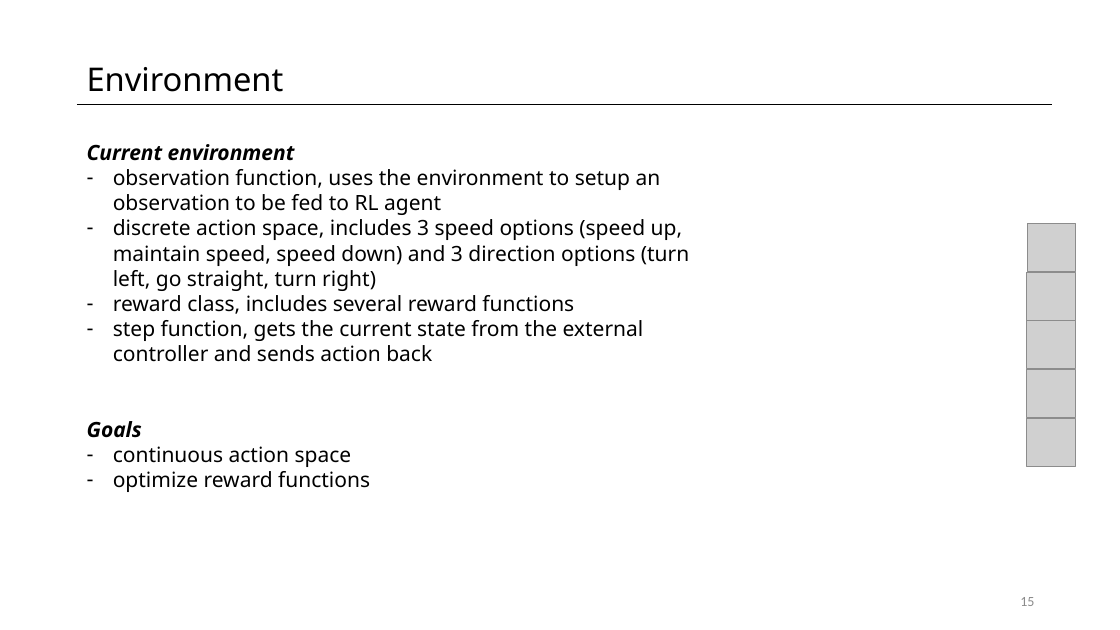
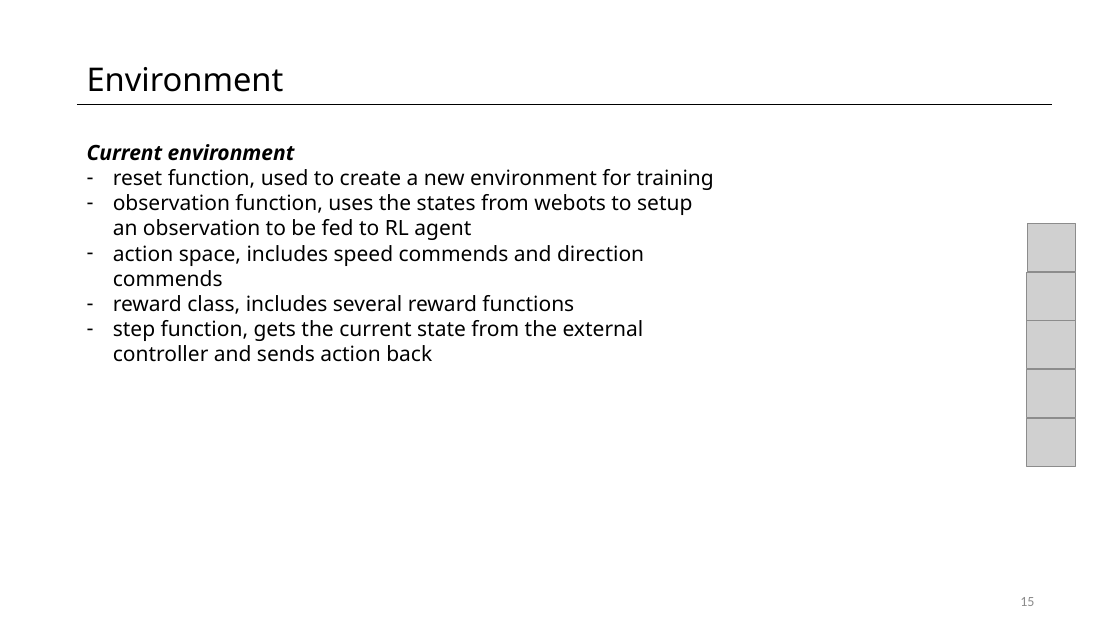
Before and after one commit to fpedd/ees-pees, a slide deck: slide 15 of orga/milestone_presentations/MP2.pptx. Drawn at 1120x630 pixels with LibreOffice and Linux fonts; fonts in the diff are those of the drawing; grey boxes stand for pictures. Boxes give left, top, right and bottom in pixels: in the first picture for what was removed or moved away, otherwise in the second. Text is boxed around its words. In the diff, an @@ line names an element or a change of style, - is before the commit and + after.

```diff
--- a/orga/milestone_presentations/MP2.pptx
+++ b/orga/milestone_presentations/MP2.pptx
@@ text at [113,169,714,287]: text changed @@
-– observation function, uses the environment to setup an observation to be fed to RL agent
-– discrete action space, includes 3 speed options (speed up, maintain speed, speed down) and 3 direction options (turn left, go straight, turn right)
+– reset function, used to create a new environment for training
+– observation function, uses the states from webots to setup an observation to be fed to RL agent
+– action space, includes speed commends and direction commends
@@ text at [87,421,370,492]: paragraphs removed @@
-Goals
-– continuous action space
-– optimize reward functions
```
Also in this commit, not shown: 1 other slide changed, 1 slide added.
